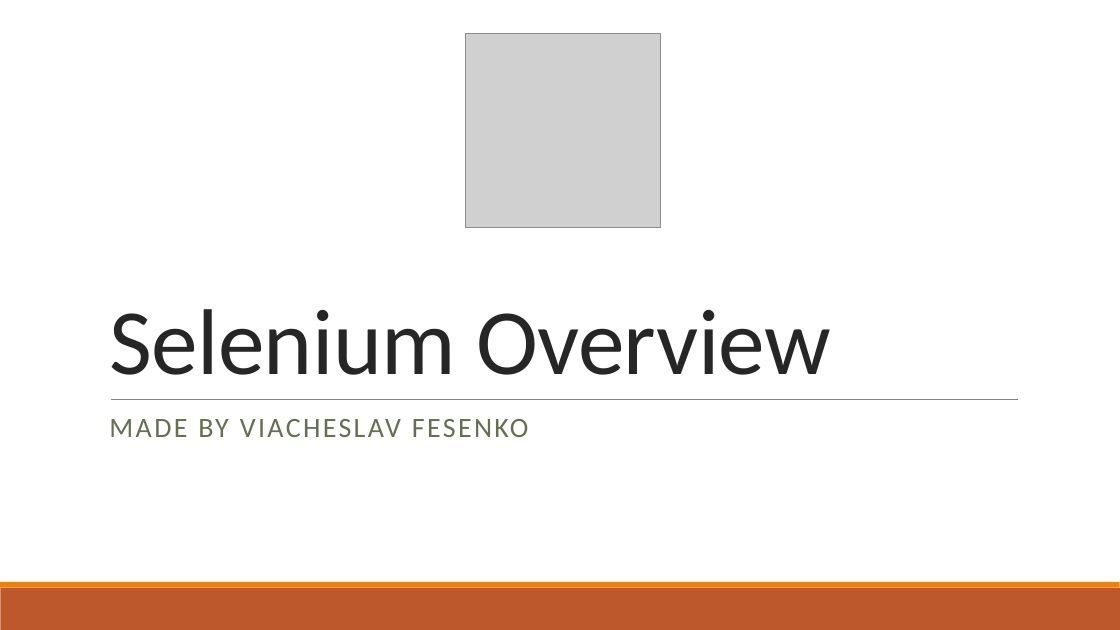
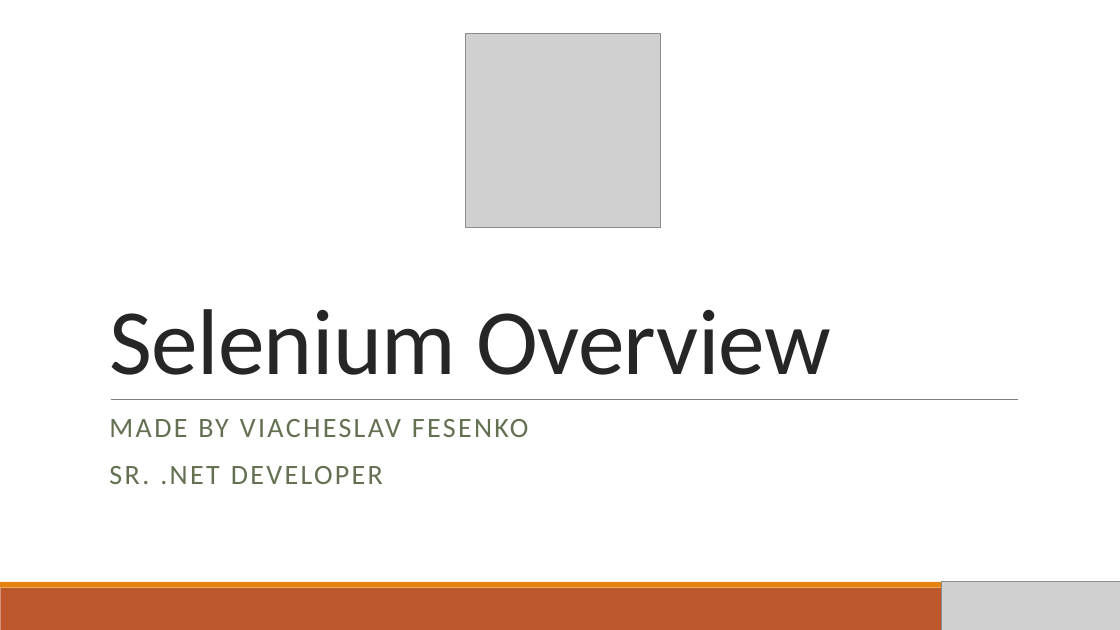
Before and after one commit to SlavaFesenko/SeleniumTest, a slide deck: slide 1 of SeleniumOverview.pptx. Drawn at 1120x630 pixels with LibreOffice and Linux fonts; fonts in the diff are those of the drawing; grey boxes stand for pictures. Boxes give left, top, right and bottom in pixels: in the first picture for what was removed or moved away, otherwise in the second. Text is boxed around its words. In the diff, an @@ line names an element or a change of style, - is before the commit and + after.

```diff
--- a/SeleniumOverview.pptx
+++ b/SeleniumOverview.pptx
@@ subtitle at [109, 466, 383, 484]: paragraph added @@
+SR. .NET DEVELOPER
@@ picture added at [942, 581, 1120, 630] @@
```
Also in this commit, not shown: 1 other slide changed, 10 slides added, 1 other file.
